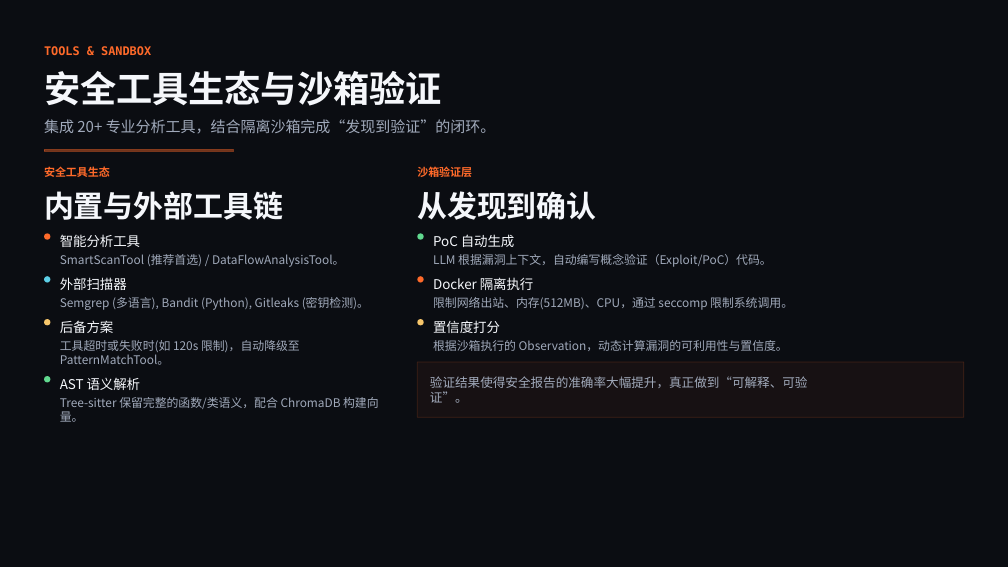
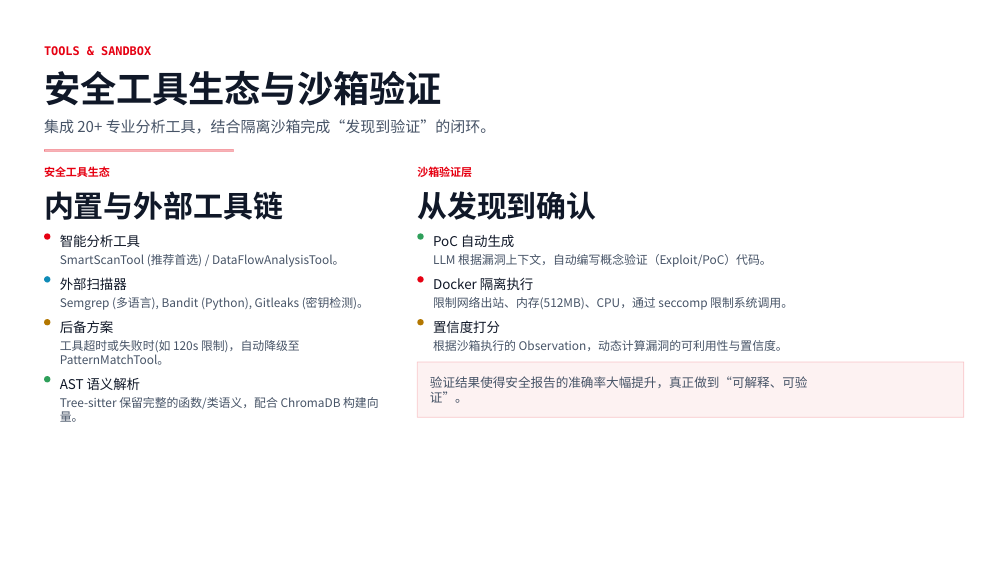
Before and after one commit to zrqg-znb/Focus_Admin, a slide deck: slide 7 of tmp/presentations/deepaudit-report/output/output.pptx. Drawn at 1008x567 pixels with LibreOffice and Linux fonts; fonts in the diff are those of the drawing. Boxes give left, top, right and bottom in pixels: in the first picture for what was removed or moved away, otherwise in the second. Text is boxed around its words. In the diff, an @@ line names an element or a change of style, - is before the commit and + after.

Commit message:
style(presentation): 更新深色主题为浅色主题并调整封面布局
- 将配色方案从深色主题改为浅色主题，包括背景、面板、文字和强调色
- 调整 chip 组件的颜色值以匹配新的浅色主题
- 修改 flow-node 的填充和边框颜色以适应新主题
- 重构封面布局，移除原有的背景图片覆盖层和遮罩效果
- 添加主页预览卡片并重新排列封面内容结构
- 更新代码示例和调用框的背景颜色
- 调整实施页面和运维页面的视觉样式以保持一致性

```diff
--- a/tmp/presentations/deepaudit-report/output/output.pptx
+++ b/tmp/presentations/deepaudit-report/output/output.pptx
@@ background #0B0D12 to #FFFFFF @@
@@ rectangle at box(44, 150, 233, 151): fill #FF6A2A at 42% opacity to #E60012 at 30% opacity; outline #FF6A2A 0 pt to #E60012 0 pt @@
@@ text colour #FF6A2A to #E60012 in 3 elements at box(44, 46, 151, 55), box(44, 166, 110, 177), box(417, 165, 472, 180) @@
@@ ellipse at box(44, 234, 50, 240): fill #FF6A2A to #E60012 @@
@@ ellipse at box(417, 234, 423, 240): fill #61D98F to #2E9F5A @@
@@ ellipse at box(44, 276, 50, 282): fill #5CCFE6 to #0F8BB7 @@
@@ ellipse at box(417, 276, 423, 282): fill #FF6A2A to #E60012 @@
@@ ellipse at box(44, 319, 50, 325): fill #F7C66B to #B37700 @@
@@ ellipse at box(417, 319, 423, 325): fill #F7C66B to #B37700 @@
@@ text colour #F5F7FB to #101828 in 10 elements at box(44, 71, 442, 106), box(44, 191, 283, 220), box(60, 234, 140, 247), box(60, 277, 127, 290), box(60, 320, 114, 333), box(60, 377, 141, 390), box(417, 191, 596, 220), box(433, 234, 515, 247), box(433, 277, 534, 290), box(433, 320, 500, 333) @@
@@ ellipse at box(44, 376, 50, 382): fill #61D98F to #2E9F5A @@
@@ rectangle at box(417, 362, 964, 417): fill #FF6A2A at 5% opacity to #E60012 at 5% opacity; outline #FF6A2A 0.75 pt to #E60012 0.75 pt @@
@@ text colour #A0A9BA to #475467 in 9 elements at box(44, 119, 495, 134), box(60, 254, 344, 267), box(60, 297, 369, 310), box(60, 340, 300, 365), box(60, 397, 379, 422), box(433, 254, 772, 267), box(433, 297, 793, 310), box(433, 340, 788, 351), box(430, 376, 808, 403) @@
```
Also in this commit, not shown: 11 other slides changed, 13 other files.
